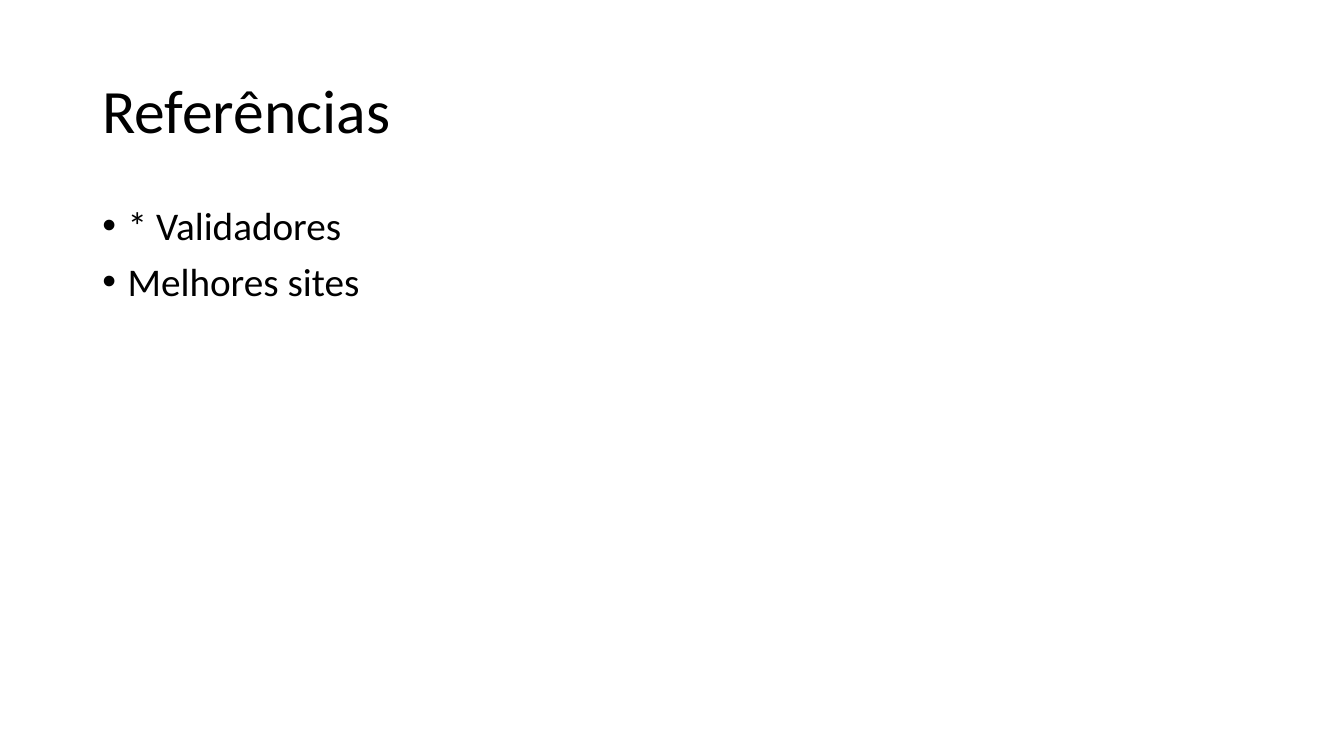
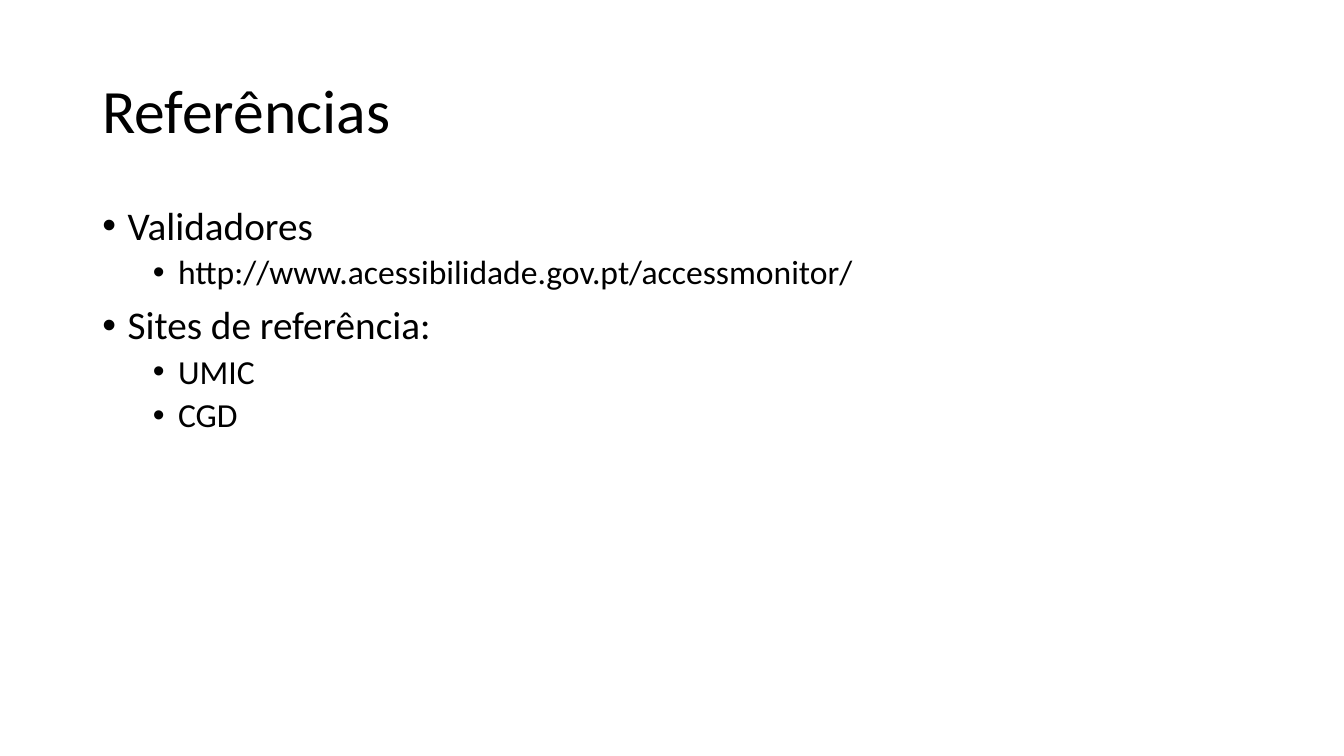
Before and after one commit to aborba/tertulias-nodejs, a slide deck: slide 9 of docs/Accessibility a22908.pptx (slide 7 before the commit). Drawn at 1344x756 pixels with LibreOffice and Linux fonts; fonts in the diff are those of the drawing. Boxes give left, top, right and bottom in pixels: in the first picture for what was removed or moved away, otherwise in the second. Text is boxed around its words. In the diff, an @@ line names an element or a change of style, - is before the commit and + after.

```diff
--- a/docs/Accessibility a22908.pptx
+++ b/docs/Accessibility a22908.pptx
@@ text at [128,212,852,428]: text changed; size 28 to 24 pt @@
-• * Validadores
-• Melhores sites
+• Validadores
+  • http://www.acessibilidade.gov.pt/accessmonitor/
+• Sites de referência:
+  • UMIC
+  • CGD
```
Also in this commit, not shown: 4 other slides changed, 3 slides added, 1 slide removed.
